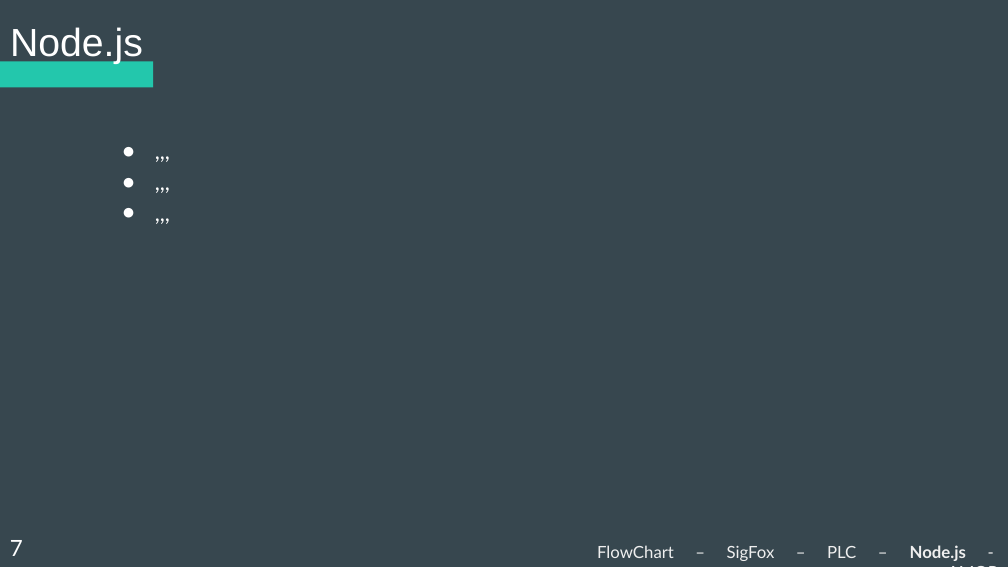
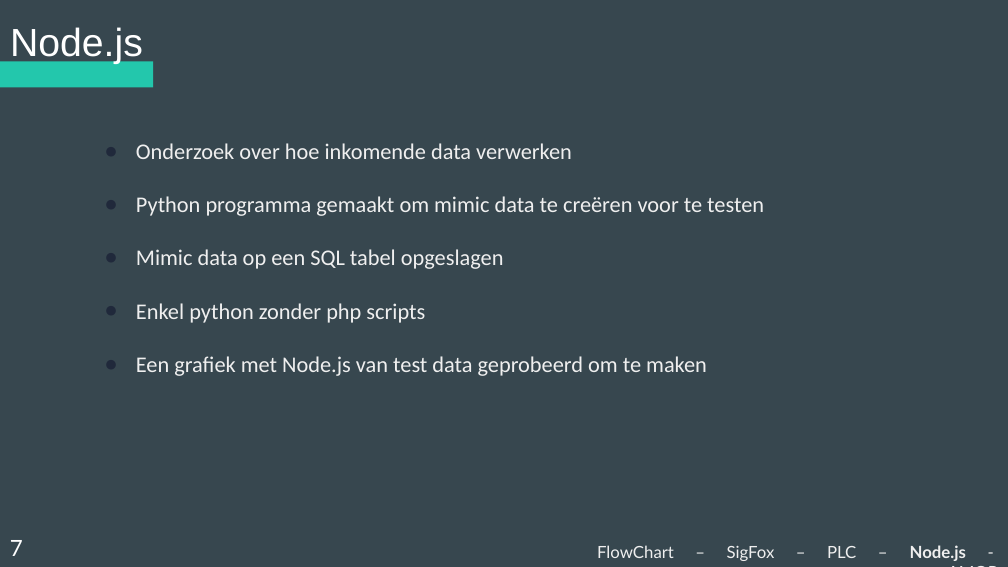
Before and after one commit to Koffiejoe/IA-EnOcean, a slide deck: slide 6 of Presentaties/2Wekelijkse PowerPoint/nieuweppt.pptx. Drawn at 1008x567 pixels with LibreOffice and Linux fonts; fonts in the diff are those of the drawing. Boxes give left, top, right and bottom in pixels: in the first picture for what was removed or moved away, otherwise in the second. Text is boxed around its words. In the diff, an @@ line names an element or a change of style, - is before the commit and + after.

Commit message:
Add files via upload
Deze heb ik bewerkt

```diff
--- a/Presentaties/2Wekelijkse PowerPoint/nieuweppt.pptx
+++ b/Presentaties/2Wekelijkse PowerPoint/nieuweppt.pptx
@@ subtitle at (136, 143, 764, 376): text changed; font Lato to Calibri; text colour #FFFFFF to #EFEFEF @@
-● ,,,
-● ,,,
-● ,,,
+● Onderzoek over hoe inkomende data verwerken
+● Python programma gemaakt om mimic data te creëren voor te testen
+● Mimic data op een SQL tabel opgeslagen
+● Enkel python zonder php scripts
+● Een grafiek met Node.js van test data geprobeerd om te maken
```
